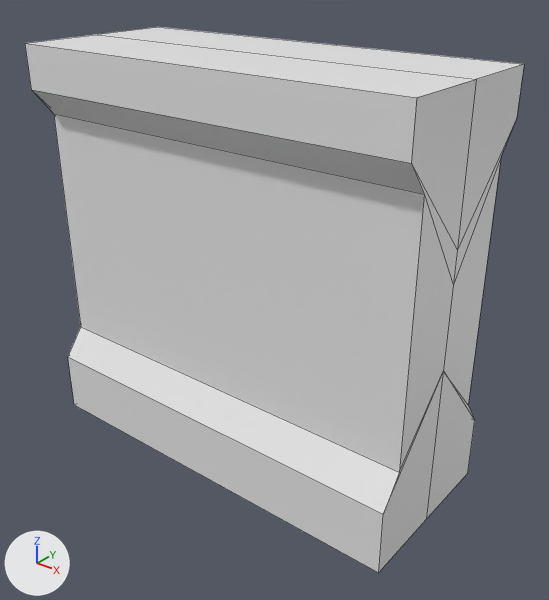
An edit to the Blender file Env_Wall_Windowed_A.blend, drawn before and after from the same camera.
The view is the same before and after, from a camera (50 mm lens) standing at (8.4, -9.95, 9.38) and looking at (0.44, 0.01, 3.2). The axes (+X, +Y, +Z) are drawn at lower left. The lights are the same throughout. The picture after the commit comes second. Mesh edges are drawn as thin lines.
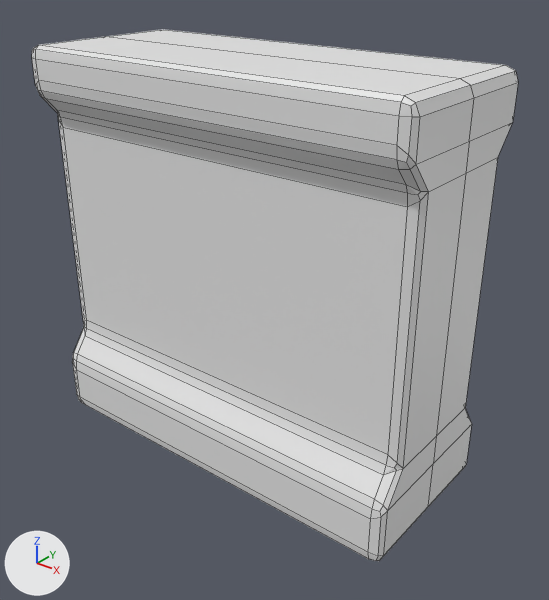
Boxes (x1, y1, x2, y2) around the edits, measured in the pictures (549 x 600 px; the box of a moved part takes in the faces that stretch with it):
'Cube', reshaped, moved, rescaled, modifiers changed
    before: (25, 27, 524, 573)
    after: (32, 29, 518, 561)
part 1 of me_cube_002, moved or reshaped
    before: (25, 43, 524, 573)
    after: (32, 49, 518, 561)

The change in detail:
me_cube_002 has 24 vertices, 17 faces and spans x -1.0..1.0, y -1.0..0.0, z -1.0..1.0.
me_cube_002 is used by ob_cube; location (0.0, 0.0, 3.75); scale (3.93, 1.63, 3.83).
Before the commit, vertices of me_cube_002: 2 (-1.0, -1.0, 0.79) at pixel (31, 89), 7 (-1.0, -1.0, -0.68) at pixel (67, 356), 12 (1.0, -1.0, 0.79) at pixel (411, 163), 15 (1.0, -1.0, -0.68) at pixel (383, 514).
Part 1, on me_cube_002:
Vertices 2, 7, 12, 15 of me_cube_002 move by (0.0, 0.0, -0.01).
Vertex 3 of me_cube_002 moves from (-1.0, -0.74, 0.66) at pixel (53, 113) to (-1.0, -0.75, 0.66).
Vertex 6 of me_cube_002 moves from (-1.0, -0.74, -0.53) at pixel (80, 326) to (-1.0, -0.75, -0.54).
Vertex 13 of me_cube_002 moves from (1.0, -0.74, 0.66) at pixel (424, 194) to (1.0, -0.75, 0.66).
Vertex 14 of me_cube_002 moves from (1.0, -0.74, -0.53) at pixel (399, 472) to (1.0, -0.75, -0.54).
Vertex 16 of me_cube_002 moves from (1.0, 0.0, 0.35) at pixel (457, 250) to (1.0, 0.0, 0.78).
Vertex 17 of me_cube_002 moves from (1.0, 0.0, 0.2) at pixel (453, 285) to (1.0, 0.0, 0.66).
Vertex 18 of me_cube_002 moves from (1.0, 0.0, -0.2) at pixel (443, 371) to (1.0, 0.0, -0.54).
Vertex 19 of me_cube_002 moves from (1.0, 0.0, -0.2) at pixel (443, 370) to (1.0, 0.0, -0.69).
Vertex 20 of me_cube_002 moves from (-1.0, 0.0, 0.35) to (-1.0, 0.0, 0.78).
Vertex 21 of me_cube_002 moves from (-1.0, 0.0, 0.2) to (-1.0, 0.0, 0.66).
Vertex 22 of me_cube_002 moves from (-1.0, 0.0, -0.2) to (-1.0, 0.0, -0.54).
Vertex 23 of me_cube_002 moves from (-1.0, 0.0, -0.6) to (-1.0, 0.0, -0.69).
Object 'Cube' (ob_cube) moves from (0.0, 0.0, 3.75) to (0.0, 0.0, 3.76).
Object 'Cube' (ob_cube) is rescaled from (3.93, 1.63, 3.83) to (3.93, 1.61, 3.79).
Object 'Cube' (ob_cube) gains a BEVEL modifier named 'Bevel'.
Modifier setting: width = 0.06.
Modifier setting: width_pct = 0.06.
Modifier setting: segments = 2.
